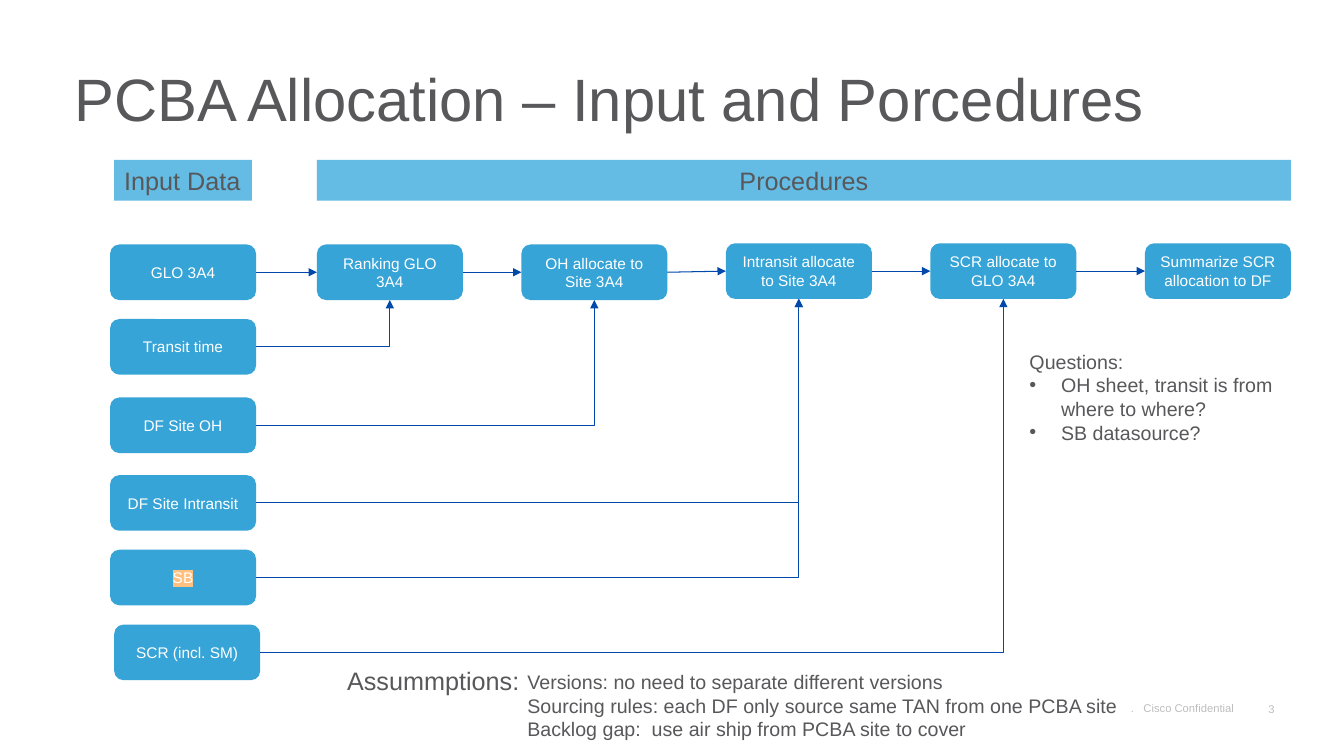
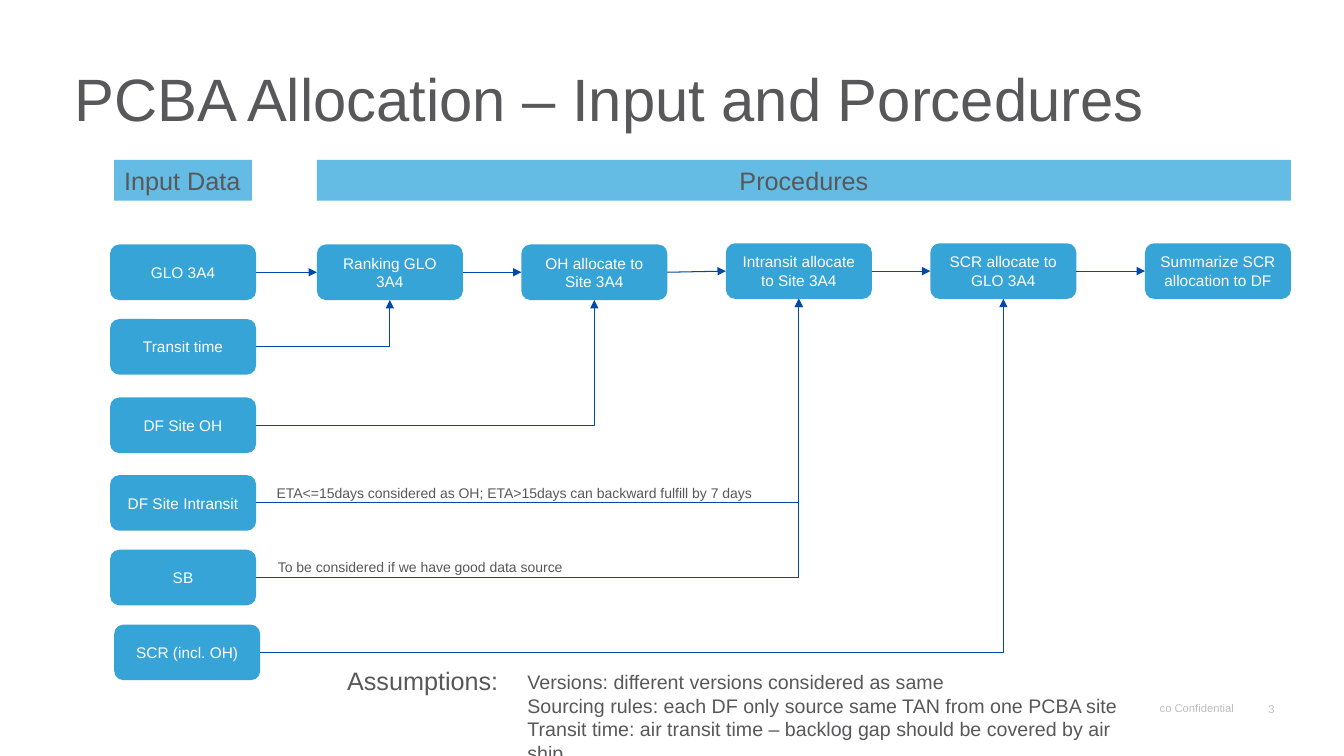
Before and after one commit to kenwang4585/pcba_allocation, a slide deck: slide 3 of PCBA allocation Sep 29.pptx. Drawn at 1344x756 pixels with LibreOffice and Linux fonts; fonts in the diff are those of the drawing; background and template pictures are left out. Boxes give left, top, right and bottom in pixels: in the first picture for what was removed or moved away, otherwise in the second. Text is boxed around its words. In the diff, an @@ line names an element or a change of style, - is before the commit and + after.

```diff
--- a/PCBA allocation Sep 29.pptx
+++ b/PCBA allocation Sep 29.pptx
@@ text removed at box(1029, 355, 1272, 440) @@
-Questions:
-• OH sheet, transit is from where to where?
-• SB datasource?
@@ text added at box(277, 488, 752, 501), 10 pt, text #58585B @@
+ETA<=15days considered as OH; ETA>15days can backward fulfill by 7 days
@@ rounded rectangle "SB" at box(110, 549, 256, 605): highlight #FFC080 to none @@
@@ text added at box(278, 562, 563, 575), 10 pt, text #58585B @@
+To be considered if we have good data source
@@ text in rounded rectangle at box(136, 647, 238, 661): text changed @@
-SCR (incl. SM)
+SCR (incl. OH)
@@ text at box(347, 671, 498, 695): text changed @@
-Assummptions:
+Assumptions:
@@ text at box(527, 675, 944, 689): text changed @@
-Versions: no need to separate different versions
+Versions: different versions considered as same
@@ text at box(527, 722, 1110, 740): text changed @@
-Backlog gap: use air ship from PCBA site to cover
+Transit time: air transit time – backlog gap should be covered by air ship
```
Also in this commit, not shown: 2 other slides changed, 6 other files.
